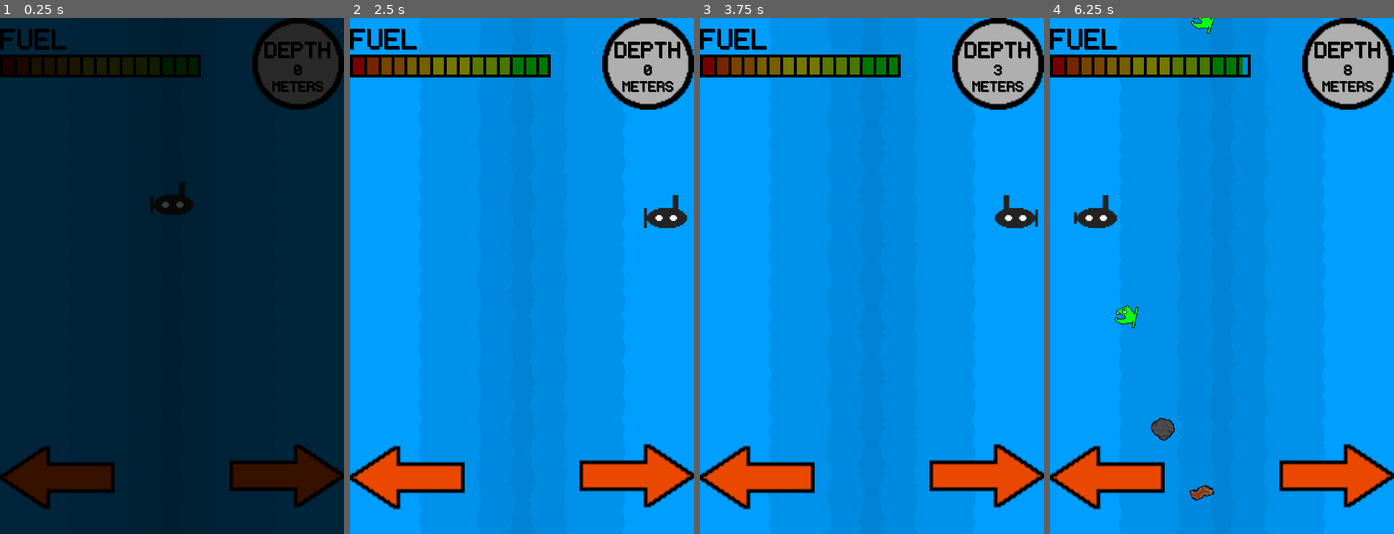
Above: before the commit, frames 1-4 (left to right).
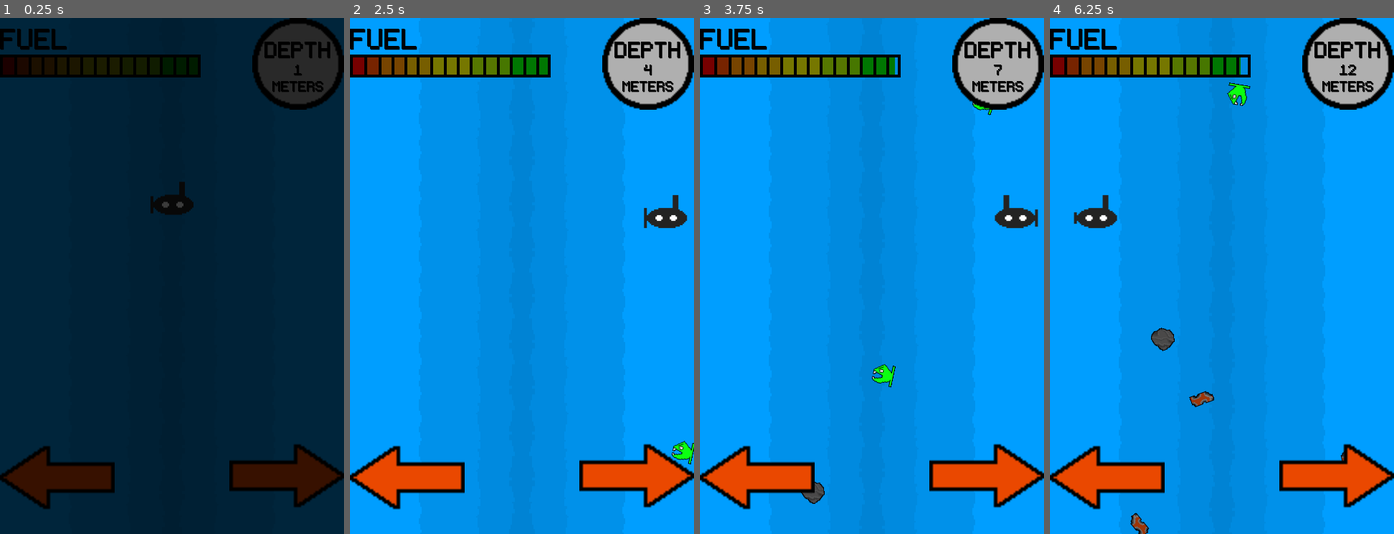
Above: after the commit, the same moments.

Repository: seb-navarro/Endless_Depth
Game: Godot game, scene res://Main/Main.tscn
Same seed, same stepped clock (60 frames per second), same inputs: the game is played once before the commit and once after it. This scene is started directly instead of the project's main scene.
Inputs:
- Up to frame 1 (0.25 s): no input
- Up to frame 2 (2.5 s): hold D (move_right) 0.53-1.28 s; hold A (move_left) 1.28-2.03 s; hold D (move_right) from 2.03 s (still down)
- Up to frame 3 (3.75 s): release D (move_right) at 3.53 s; hold A (move_left) from 3.53 s (still down)
- Up to frame 4 (6.25 s): release A (move_left) at 5.78 s; hold D (move_right) from 5.78 s (still down)

The runs differ from the first frame. In frame 1, less than 0.1% of the frame differs, in the area x 85-88%, y 9-12%; in frame 2, 0.2%; in frame 3, 0.4%; in frame 4, 1.5%, in the area x 18-90%, y 0-100%.

Commit message:
Implemented player exit to refuel station at 250 meters

Diff:
--- a/Main/Main.tscn
+++ b/Main/Main.tscn
@@ -67,7 +67,7 @@
 wait_time = 0.5
 
 [node name="StartTimer" type="Timer" parent="."]
-wait_time = 2.0
+wait_time = 0.5
 one_shot = true
 
 [node name="DepthTimer" type="Timer" parent="."]
--- a/Main/main.gd
+++ b/Main/main.gd
@@ -1,25 +1,27 @@
 extends Node
 
-var fuel = Global.run_fuel
-var depth = Global.run_depth
+var fuel
+var depth
 var gameover
 var loop = true
-
+var exit = true
+var check
 signal checkpoint
 
 # Called when the node enters the scene tree for the first time.
 func _ready() -> void:
 	fuel = Global.run_fuel
-	depth = Global.run_depth
-
+	depth = Global.run_depth + 1
+	exit = true
 	loop = true
 	$Player.position.x = Global.screen_width / 2
 	$Player.position.y = Global.screen_height / 2
 	gameover = false
 	$Fade/ColorRect.visible = true
 	transition_in()
-	new_game()
+	$StartTimer.start()
 	$Spawner.position = $Player.position
+	$HUD.update_depth(depth)
 
 
 # Called every frame. 'delta' is the elapsed time since the previous frame.
@@ -31,10 +33,16 @@
 			game_over()
 
 	if loop == true:
-		if depth / 250 == 1:
+		if check == 0:
 			loop = false
-			print("First")
+			print(depth)
 			refuel()
+
+	if exit == true:
+		if $Player.position.x >= Global.screen_width + $Player.player_size.x / 2:
+			transition_out()
+			$Fade/TransitionTimer.start()
+			exit = false
 
 	$HUD/FuelGauge.value = fuel
 
@@ -44,10 +52,6 @@
 
 func _on_player_hit() -> void:
 	fuel -= 10
-
-func new_game():
-	fuel = 100
-	$StartTimer.start()
 
 
 func _on_fuel_deplete_timeout() -> void:
@@ -86,8 +90,13 @@
 
 
 func _on_depth_timer_timeout() -> void:
-	depth += 1
-	$HUD.update_depth(depth)
+	check = depth % 250
+	print(check)
+	if check != 0:
+		depth += 1
+		$HUD.update_depth(depth)
+	else:
+		$Player.down = 0
 
 
 func _on_player_boost() -> void:
@@ -106,6 +115,8 @@
 func refuel():
 	$DepthTimer.stop()
 	$FuelDeplete.stop()
+	Global.run_depth = depth
+	Global.run_fuel = fuel
 	checkpoint.emit()
 
 
@@ -115,4 +126,7 @@
 
 
 func _on_transition_timer_timeout() -> void:
-	get_tree().change_scene_to_file("res://Menu/Menu.tscn")
+	if $Player.position.x >= Global.screen_width + $Player.player_size.x / 2:
+		get_tree().change_scene_to_file("res://Refuel/Refuel.tscn")
+	else:
+		get_tree().change_scene_to_file("res://Menu/Menu.tscn")
--- a/Player/Player.gd
+++ b/Player/Player.gd
@@ -13,6 +13,7 @@
 var refuel = false
 var wait = false
 var timer = false
+const player_size = Vector2(64, 64)
 
 # Called when the node enters the scene tree for the first time.
 func _ready() -> void:
@@ -30,7 +31,7 @@
 
 # Called every frame. 'delta' is the elapsed time since the previous frame.
 func _process(delta: float) -> void:
-	var player_size = Vector2(64, 64)
+	const player_size = Vector2(64, 64)
 
 	if keep_boost == false:
 		boosting = false
@@ -66,8 +67,11 @@
 		collision_mask = 0
 	else:
 		if timer == false:
+			velocity.x = 0
 			$WaitTimer.start()
 			timer = true
+		collision_layer = 0
+		collision_mask = 0
 		$AnimatedSprite2D.speed_scale = 1
 		down = 0
 		if wait == true:
--- a/Refuel/refuel.gd
+++ b/Refuel/refuel.gd
@@ -1,18 +1,20 @@
 extends Node
 
-var screen_width = 480
-var screen_height = 720
+var screen_width = Global.screen_width
+var screen_height = Global.screen_height
 const refuel_station_size = Vector2(200, 200)
 const submarine_size = Vector2(64, 64)
 var submarine_limit = screen_width - refuel_station_size.x
 var movement = 200
 var loop = false
-var fuel = 40
-var depth = 250
+var fuel
+var depth
 var full = false
 
 # Called when the node enters the scene tree for the first time.
 func _ready() -> void:
+	fuel = Global.run_fuel
+	depth  = Global.run_depth
 	full = false
 	loop = false
 	$Fade/ColorRect.visible = true
@@ -55,6 +57,7 @@
 	movement = -100
 	$Submarine.play("exit")
 	full = true
+	Global.run_fuel = 100
 
 
 func _on_fill_up_timer_timeout() -> void:
